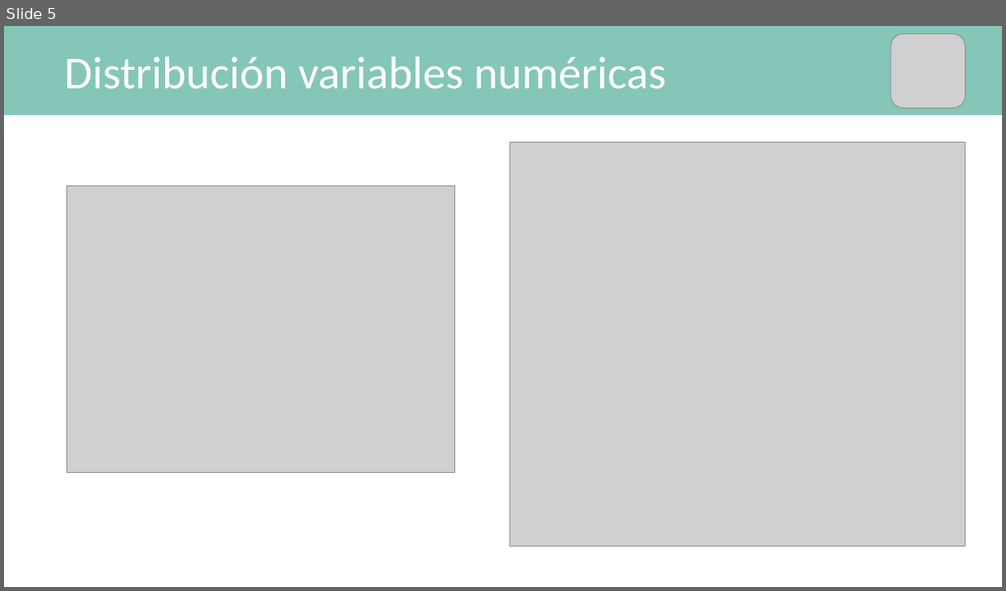
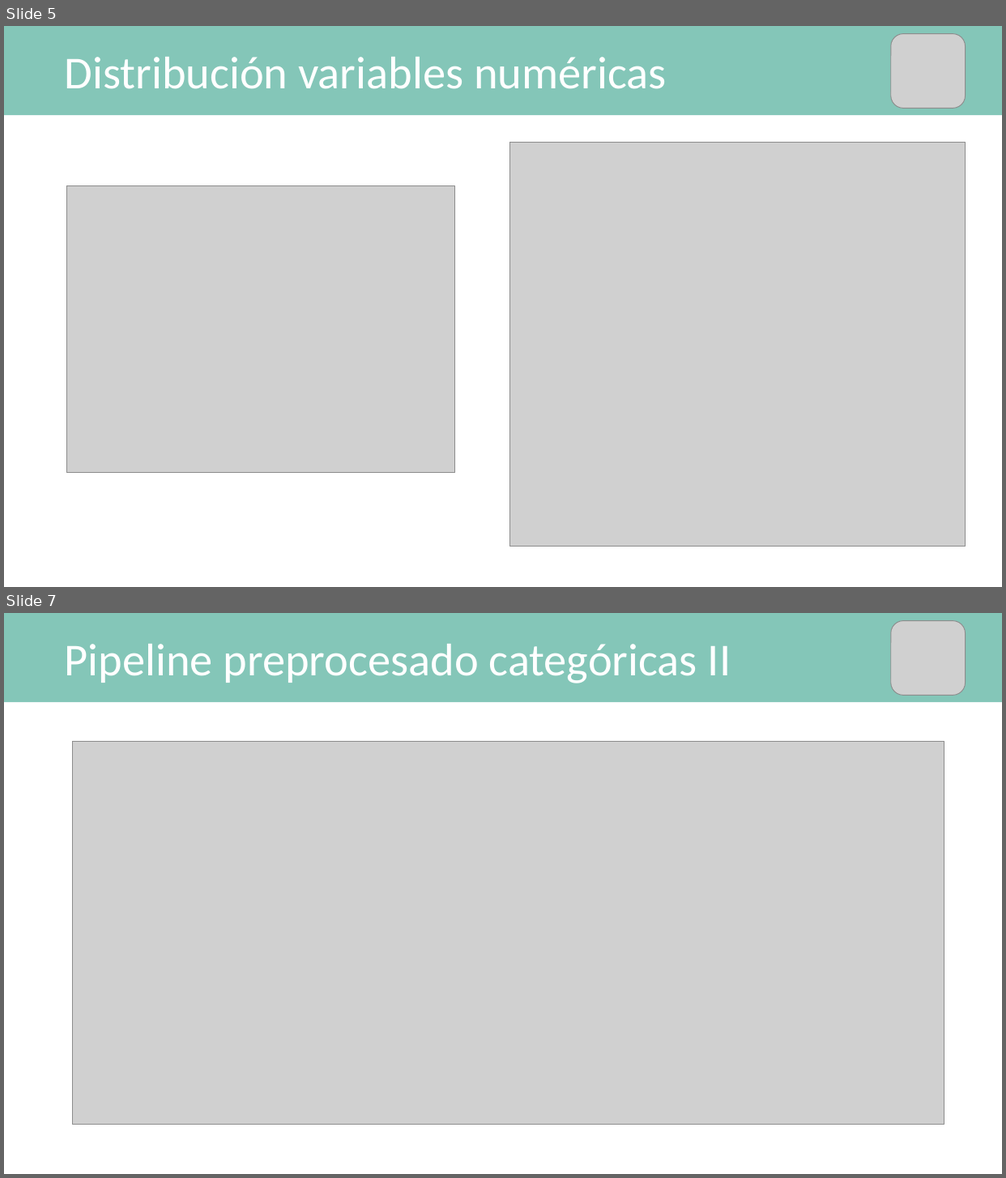
Before and after one commit to mPuchadesdo/Team-Challenge---Team-MPG, a slide deck: Team_MPG.pptx. Shown one above the other, each under a label of ours: slide 5 before the commit, slides 5 and 7 after it; the slides between them are not shown. The pictures are 1006x591 and 1006x1178 pixels, drawn with LibreOffice and Linux fonts; fonts in the diff are those of the drawing; grey boxes stand for pictures. Boxes give left, top, right and bottom in pixels: in the first picture for what was removed or moved away, otherwise in the second. Text is boxed around its words. In the diff, an @@ line names an element or a change of style, - is before the commit and + after.

```diff
--- a/Team_MPG.pptx
+++ b/Team_MPG.pptx
@@ slide 7 added at bbox=[4, 613, 1002, 1174], background #FFFFFF @@
@@ rectangle added at bbox=[4, 613, 1002, 702], fill #84C6B8 @@
@@ picture added at bbox=[891, 620, 965, 695] @@
@@ text added at bbox=[65, 644, 731, 683], 44 pt, text #FFFFFF @@
+Pipeline preprocesado categóricas II
@@ picture added at bbox=[72, 741, 944, 1124] @@
```
Also in this commit, not shown: 5 other slides added, 1 slide removed, 2 other files.
